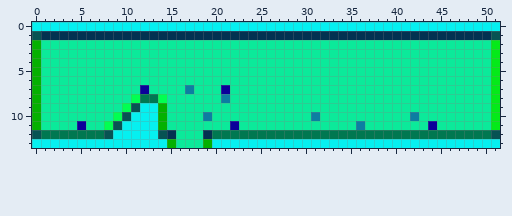
File history of a pixel-art sprite, resources/level_one_data.png. The first picture shows the starting point.
The file is 52x14 pixels. Colours within 5 levels of each other are drawn and written as one.
Now the later version:
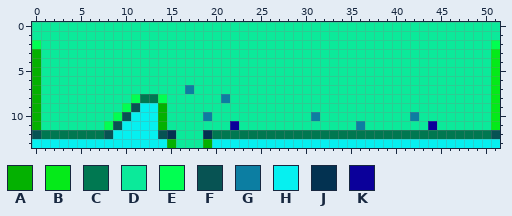
Palette (. is transparent): A #04b101  B #05ea19  C #007851  D #0bea9a  E #01ff51  F #075353  G #0c7ea2  H #06f0f0  J #033251  K #0b009a
Changes in this commit:
The author changed colour F to colour D in row 1 at x 0 and 51.
The author changed colour H to colour D in row 0 at x 0 to 51.
The author changed colour J to colour D in row 1 at x 1 to 50.
The author changed colour K to colour D in row 7 at x 12 and 21; in row 11 at x 5.
The author changed colour A to colour E in row 2 at x 0.
The author changed colour B to colour E in row 2 at x 51.
